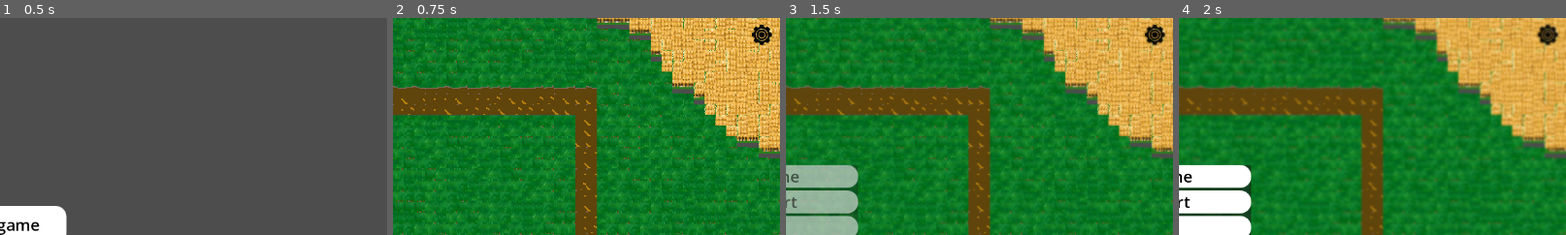
Above: before the commit, frames 1-4 (left to right).
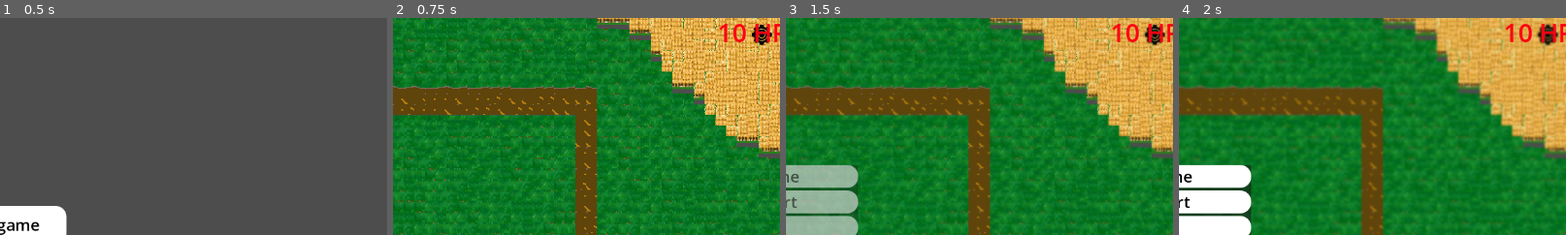
Above: after the commit, the same moments.

Repository: domasbaliunas/frontline
Game: Godot game, scene res://main_menu.tscn
Two runs of this game, one before a commit and one after it. Both use one fixed random seed, a clock stepped at 60 frames per second and the inputs below.
Inputs (mouse positions are % of the whole screen's width and height, from its top left):
- Up to frame 1 (0.5 s): no input
- Up to frame 2 (0.75 s): click "New game" at 0.5 s
- Up to frame 3 (1.5 s): click (98, 4) at 1.25 s
- Up to frame 4 (2 s): no input
The pictures show only the part of the screen within x 50-100%, y 0-50%; the shares and areas given below are measured in that part.

Frame 1 is identical in both runs. In frame 2, 0.6% of the frame differs, in the area x 84-100%, y 2-12%; in frame 3, 0.6%; in frame 4, 0.6%.

Commit message:
SCRUM-30

Diff:
--- a/Mobs/mob.gd
+++ b/Mobs/mob.gd
@@ -2,6 +2,7 @@
 
 @export var speed: float = 200
 @export var max_health: float = 100
+
 
 var health: float
 
@@ -10,6 +11,7 @@
 
 func _ready() -> void:
 	health = max_health
+	add_to_group("mob")
 
 func _process(delta: float) -> void:
 
--- a/game_map.tscn
+++ b/game_map.tscn
@@ -3,6 +3,8 @@
 [ext_resource type="Texture2D" uid="uid://cn53qctrs21xs" path="res://TileSet.png" id="1_gcorv"]
 [ext_resource type="PackedScene" uid="uid://sgia5wphopvw" path="res://Mobs/mob.tscn" id="2_1va4l"]
 [ext_resource type="Script" uid="uid://d2k4gyace51e5" path="res://coins_label.gd" id="3_5fonf"]
+[ext_resource type="Script" uid="uid://0jaywn3aq4x8" path="res://hp.gd" id="4_hrtji"]
+[ext_resource type="PackedScene" uid="uid://cxd3xmivu3ud3" path="res://player.tscn" id="4_tw6lq"]
 
 [sub_resource type="TileSetAtlasSource" id="TileSetAtlasSource_e2o6t"]
 texture = ExtResource("1_gcorv")
@@ -859,3 +861,17 @@
 offset_bottom = 23.0
 theme_override_font_sizes/font_size = 25
 script = ExtResource("3_5fonf")
+
+[node name="HP" type="Label" parent="CanvasLayer" unique_id=1784496523]
+offset_left = 1059.0
+offset_top = -5.0
+offset_right = 1155.0
+offset_bottom = 56.0
+theme_override_colors/font_color = Color(0.99607843, 0, 0.07450981, 1)
+theme_override_font_sizes/font_size = 38
+text = "10❤"
+horizontal_alignment = 1
+script = ExtResource("4_hrtji")
+
+[node name="Player" parent="." unique_id=1980538148 instance=ExtResource("4_tw6lq")]
+position = Vector2(1026, 624)
--- /dev/null
+++ b/hp.gd
@@ -0,0 +1,10 @@
+extends Label
+
+var hp = 10
+
+# Called when the node enters the scene tree for the first time.
+func _ready() -> void:
+	update_text()
+
+func update_text():
+	text = str(hp) + "❤"
--- /dev/null
+++ b/player.gd
@@ -0,0 +1,22 @@
+extends Area2D
+
+
+@export var hp := 10
+@onready var hp_label = $"../CanvasLayer/HP"
+
+func _ready():
+	body_entered.connect(_on_body_entered)
+	update_ui()
+
+func _on_body_entered(body):
+	if body.is_in_group("mob"):
+		hp -= 1
+		body.queue_free()
+		update_ui()
+
+		if hp <= 0:
+			print("GAME OVER")
+
+
+func update_ui():
+	hp_label.text = str(hp) + " HP"
--- /dev/null
+++ b/player.tscn
@@ -0,0 +1,12 @@
+[gd_scene format=3 uid="uid://cxd3xmivu3ud3"]
+
+[ext_resource type="Script" uid="uid://db06x3s1jicqb" path="res://player.gd" id="1_4flbx"]
+
+[sub_resource type="RectangleShape2D" id="RectangleShape2D_onrkg"]
+size = Vector2(34, 28)
+
+[node name="Player" type="Area2D" unique_id=1980538148]
+script = ExtResource("1_4flbx")
+
+[node name="CollisionShape2D" type="CollisionShape2D" parent="." unique_id=393991800]
+shape = SubResource("RectangleShape2D_onrkg")
Not shown, added: hp.gd.uid
Not shown, added: player.gd.uid
